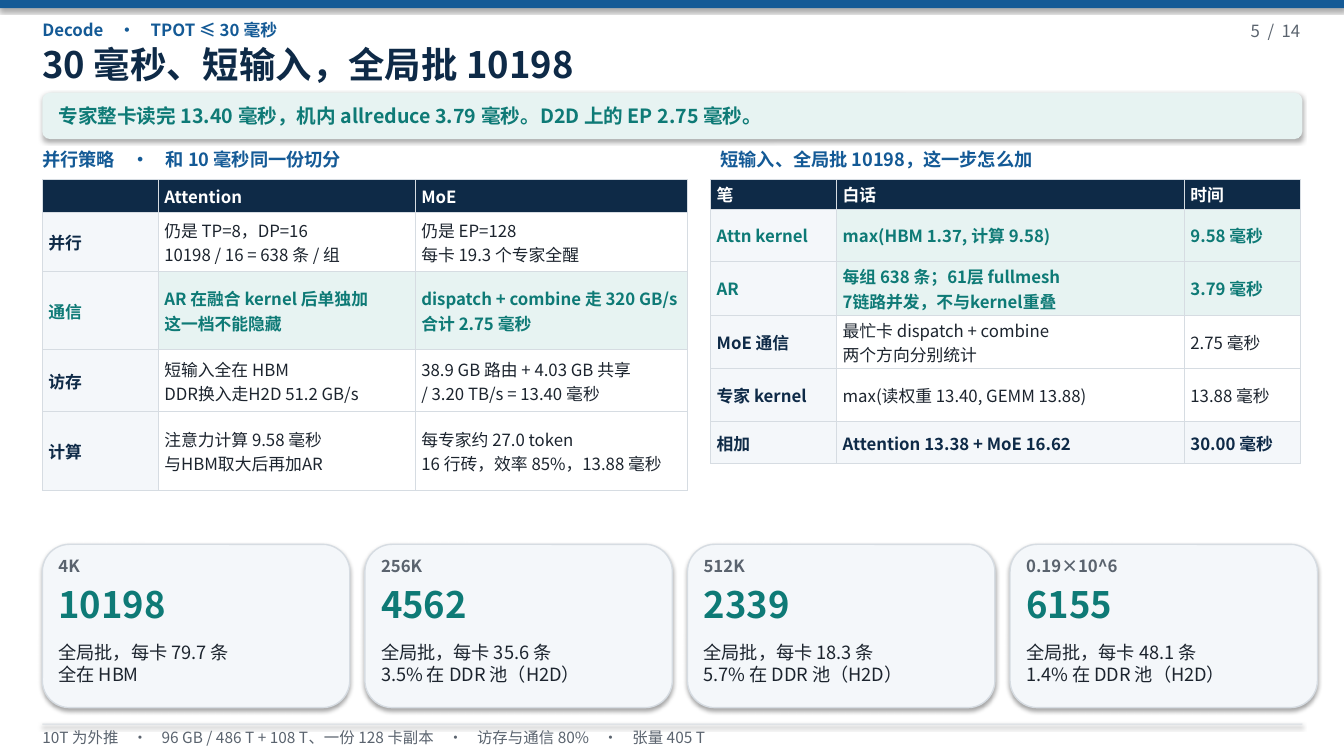
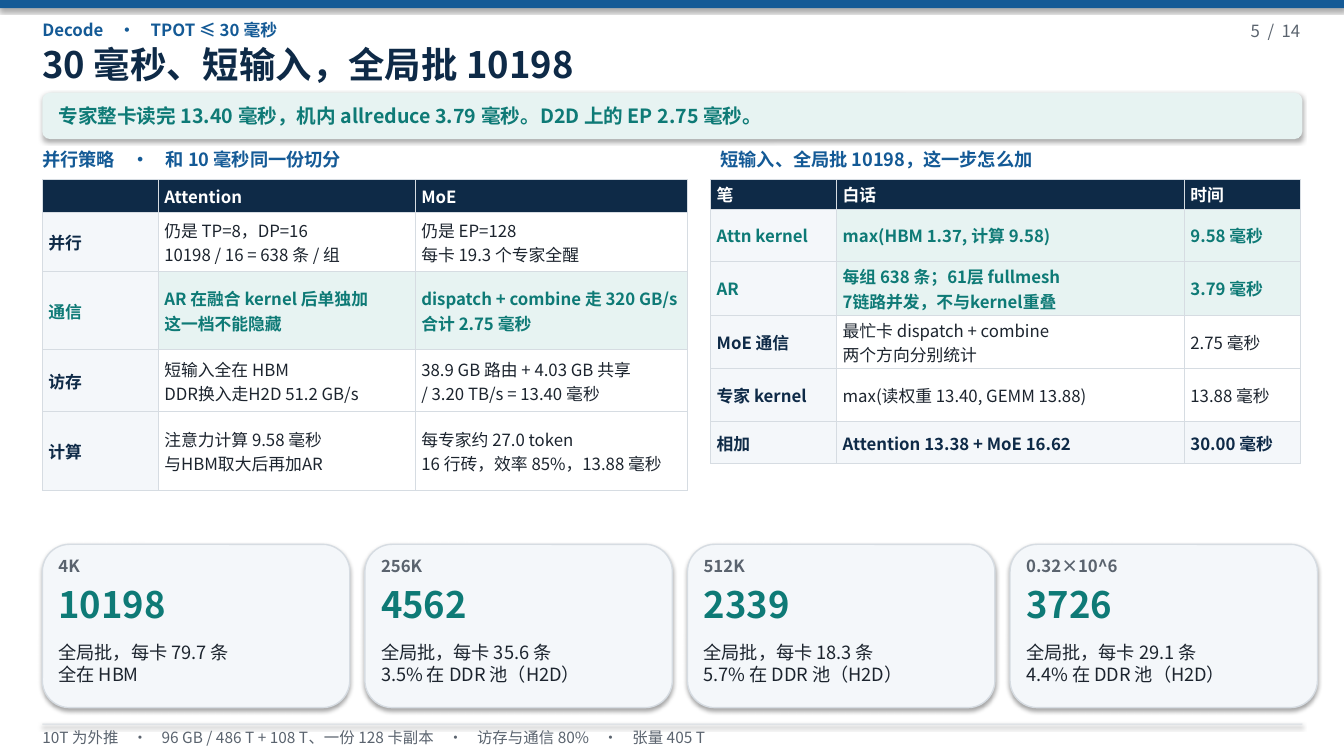
Before and after one commit to 69515164-rgb/UCL-MPComm, a slide deck: slide 5 of docs/deepseek-96g-slo.pptx. Drawn at 1344x756 pixels with LibreOffice and Linux fonts; fonts in the diff are those of the drawing. Boxes give left, top, right and bottom in pixels: in the first picture for what was removed or moved away, otherwise in the second. Text is boxed around its words. In the diff, an @@ line names an element or a change of style, - is before the commit and + after.

```diff
--- a/docs/deepseek-96g-slo.pptx
+++ b/docs/deepseek-96g-slo.pptx
@@ text at box(1026, 559, 1117, 572): text changed @@
-0.19×10^6
+0.32×10^6
@@ text at box(1026, 590, 1112, 619): text changed @@
-6155
+3726
@@ text at box(1026, 643, 1225, 683): text changed @@
-全局批，每卡 48.1 条
-1.4% 在 DDR 池（H2D）
+全局批，每卡 29.1 条
+4.4% 在 DDR 池（H2D）
```
Also in this commit, not shown: 11 other slides changed, 5 other files.
